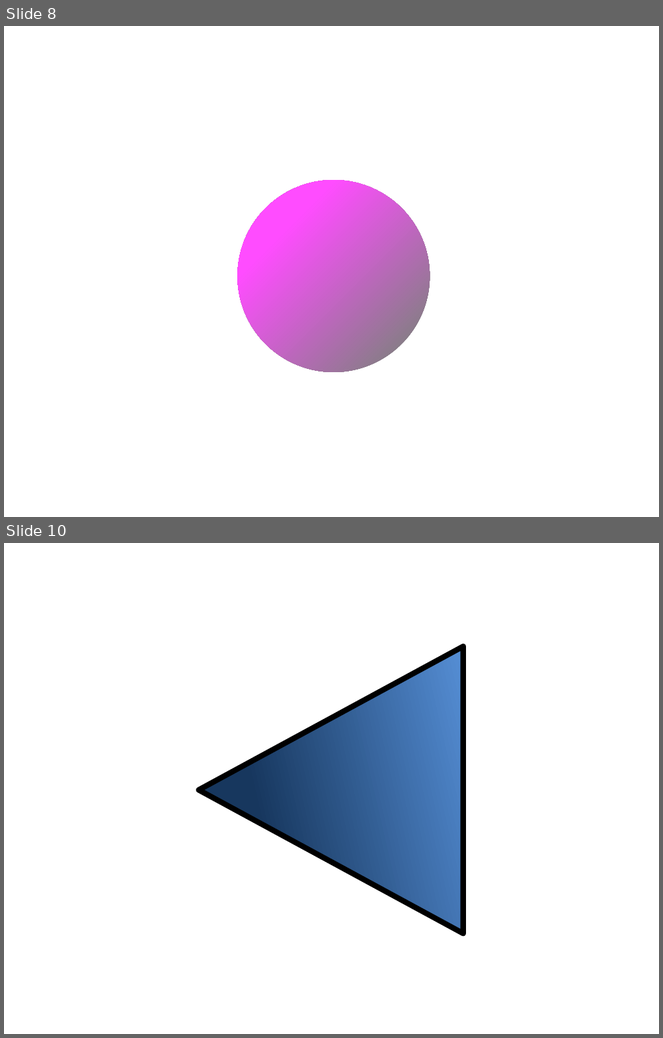
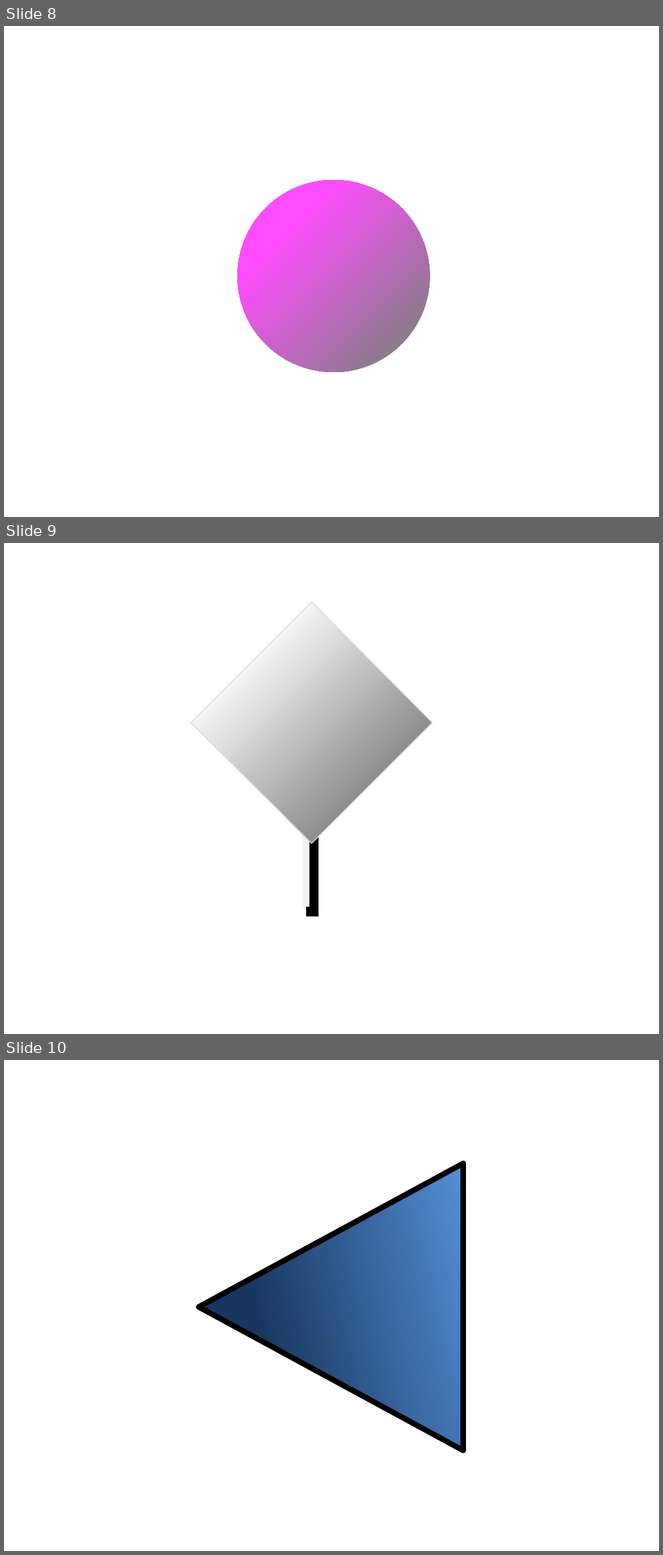
Before and after one commit to nasa/DERT, a slide deck: dert/doc/Icons.pptx. Shown one above the other, each under a label of ours: slides 8 and 10 before the commit, slides 8, 9 and 10 after it; the slides between them are not shown. The pictures are 663x1038 and 663x1555 pixels, drawn with LibreOffice and Linux fonts; fonts in the diff are those of the drawing. Boxes give left, top, right and bottom in pixels: in the first picture for what was removed or moved away, otherwise in the second. Text is boxed around its words. In the diff, an @@ line names an element or a change of style, - is before the commit and + after.

```diff
--- a/dert/doc/Icons.pptx
+++ b/dert/doc/Icons.pptx
@@ slide 9 added at bbox=[4, 543, 659, 1034], background #FFFFFF @@
@@ diamond added at bbox=[191, 602, 432, 844], fill gradient #595959 to #FFFFFF, outline #D9D9D9 1 pt @@
@@ line added from (306, 808) to (306, 907), #F2F2F2 8 pt @@
@@ line added from (313, 815) to (313, 917), #000000 14 pt @@
```
Also in this commit, not shown: 1 slide removed.
